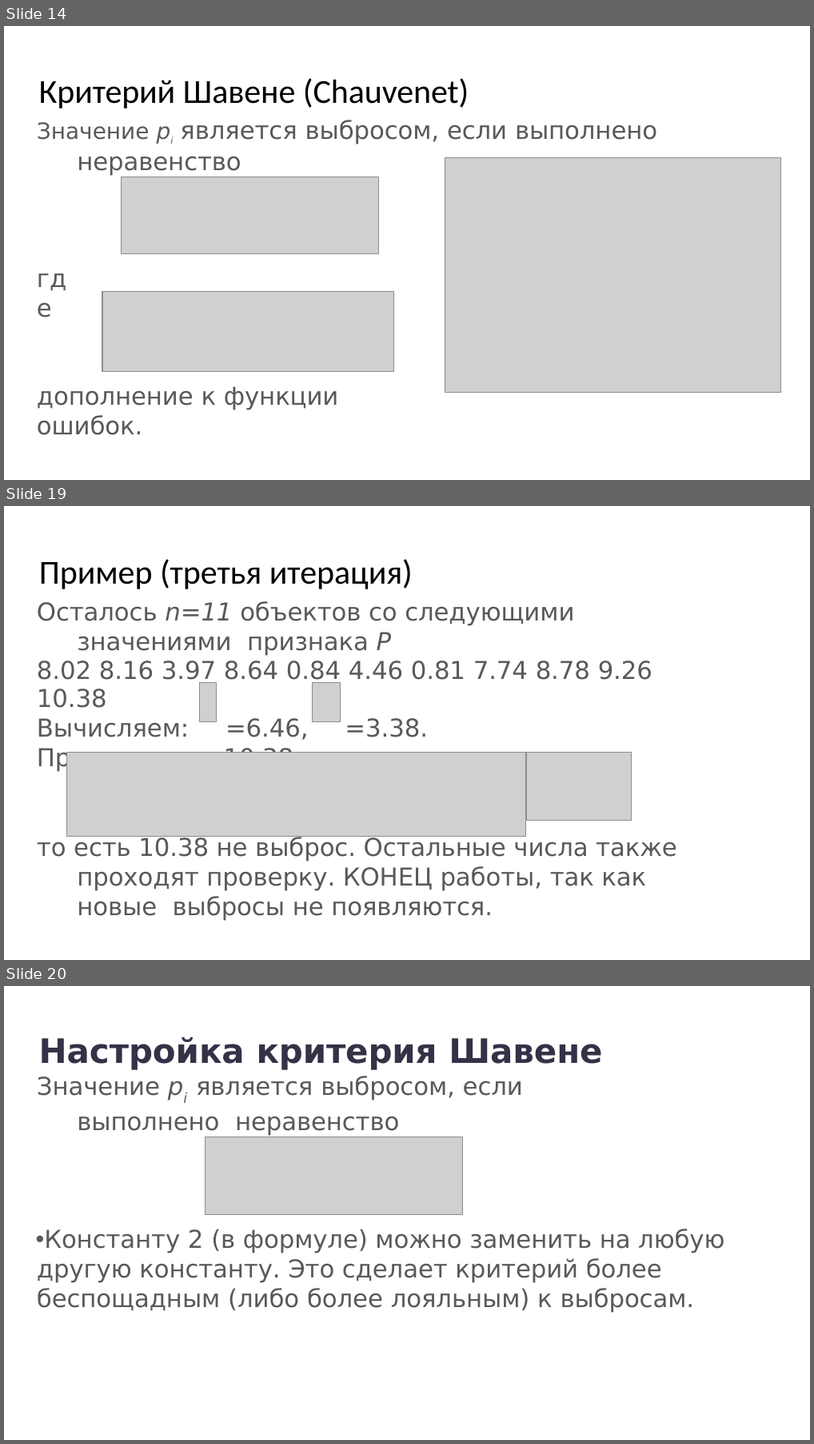
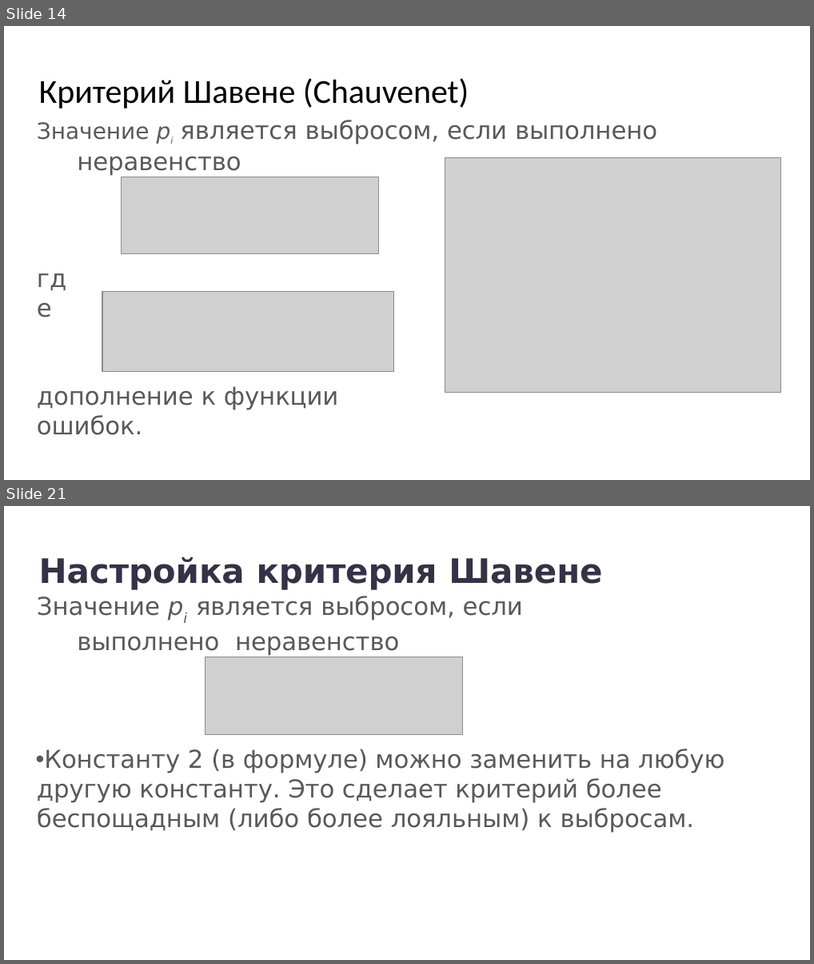
Before and after one commit to Alexandre77777/data_mining, a slide deck: 2. Кластеризация/Теория/1. Выбросы.pptx. Shown one above the other, each under a label of ours: slides 14, 19 and 20 before the commit, slides 14 and 21 after it; the slides between them are not shown. The pictures are 814x1444 and 814x964 pixels, drawn with LibreOffice and Linux fonts; fonts in the diff are those of the drawing; grey boxes stand for pictures. Boxes give left, top, right and bottom in pixels: in the first picture for what was removed or moved away, otherwise in the second. Text is boxed around its words. In the diff, an @@ line names an element or a change of style, - is before the commit and + after.

Commit message:
Add new

```diff
--- a/2. Кластеризация/Теория/1. Выбросы.pptx
+++ b/2. Кластеризация/Теория/1. Выбросы.pptx
@@ slide 19 removed at (4,506,810,960), background #FFFFFF @@
@@ title removed at (39,559,413,589) @@
-Пример (третья итерация)
@@ text removed at (37,601,653,740) @@
-Осталось n=11 объектов со следующими значениями признака Р
-8.02 8.16 3.97 8.64 0.84 4.46 0.81 7.74 8.78 9.26 10.38
-Вычисляем: =6.46, =3.38.
-Проверка для 10.38:
@@ picture removed at (199,683,216,722) @@
@@ picture removed at (313,683,340,722) @@
@@ picture removed at (67,752,526,836) @@
@@ picture removed at (526,752,631,820) @@
@@ text removed at (37,836,678,920) @@
-то есть 10.38 не выброс. Остальные числа также проходят проверку. КОНЕЦ работы, так как новые выбросы не появляются.
@@ what was slide 20 is now slide 21 @@
```
Also in this commit, not shown: 6 slides added, 4 other slides removed.
